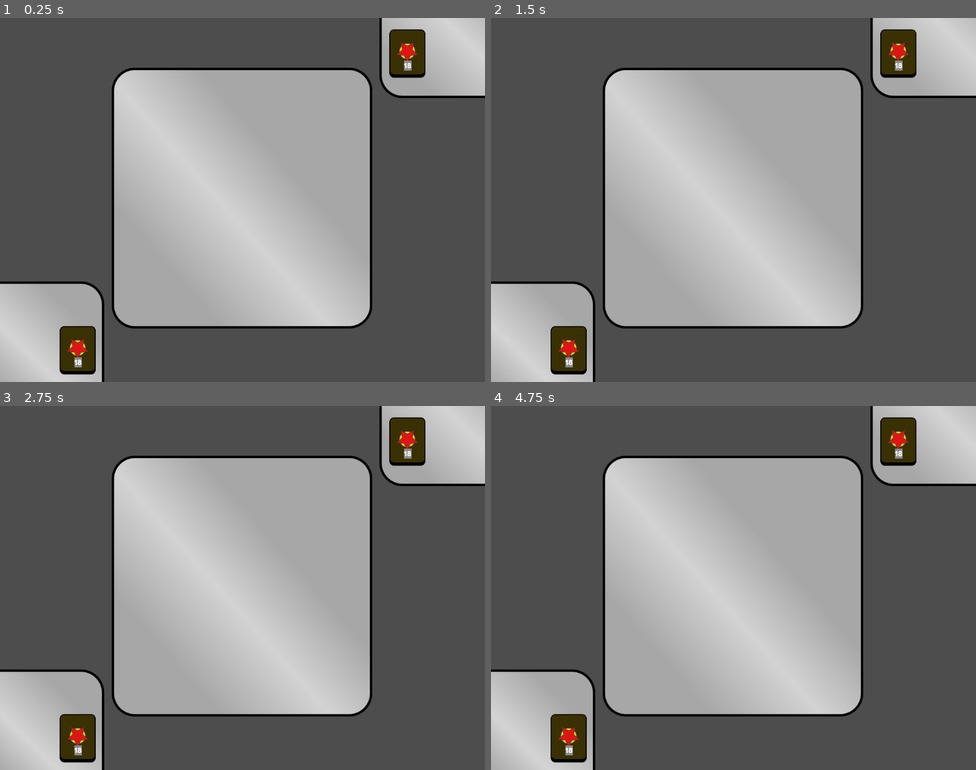
Above: before the commit, frames 1-4 (two rows, left to right).
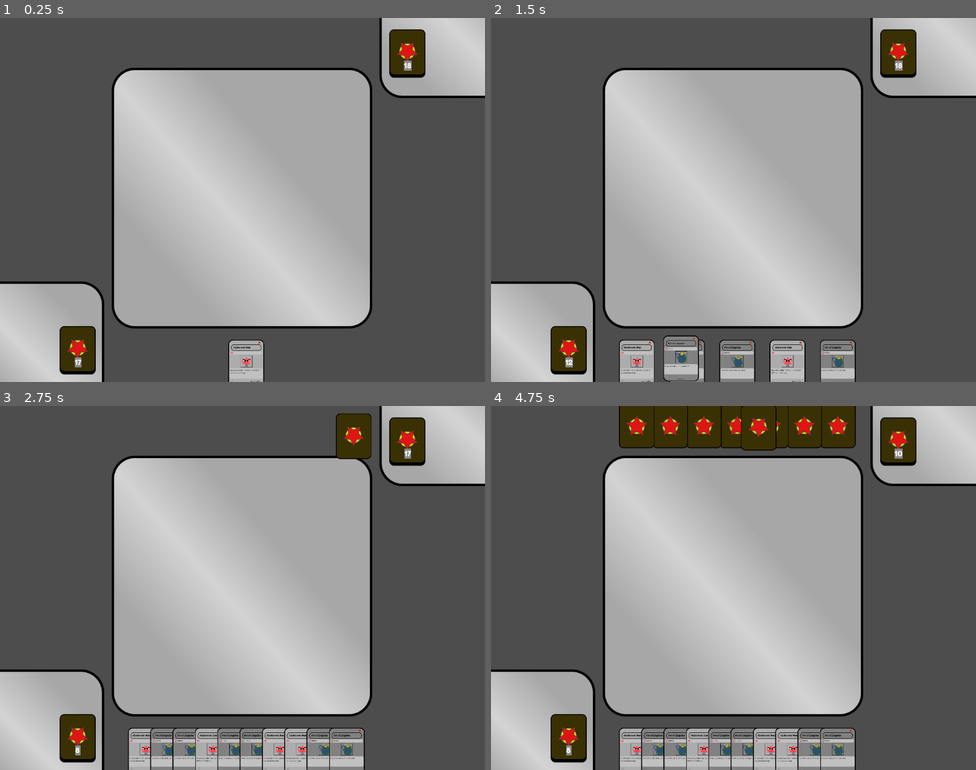
Above: after the commit, the same moments.

Repository: Mercerenies/evilcon-2024
Game: Godot game, scene res://debug/debug_room.tscn
Same seed, same stepped clock (60 frames per second), same inputs: the game is played once before the commit and once after it.
Inputs:
- Up to frame 1 (0.25 s): no input
- Up to frame 2 (1.5 s): no input
- Up to frame 3 (2.75 s): no input
- Up to frame 4 (4.75 s): no input

The runs differ from the first frame. In frame 1, 0.9% of the frame differs, in the area x 15-55%, y 88-100%; in frame 2, 4.3%; in frame 3, 6.3%; in frame 4, 11%, in the area x 15-85%, y 0-100%.

Commit message:
Card animations

Diff:
--- a/card_game/playing_card/card.gd
+++ b/card_game/playing_card/card.gd
@@ -1,4 +1,11 @@
 class_name Card
 extends Node
 
+
+var card_type: CardType
+
+
+func _init(card_type: CardType) -> void:
+    self.card_type = card_type
+
 # Stub file (TODO)
--- /dev/null
+++ b/card_game/playing_field/animation/card_moving_animation.gd
@@ -0,0 +1,23 @@
+extends Node2D
+
+@export var animation_time: float = 0.25
+
+@onready var _displayed_card = $PlayingCardDisplay
+
+
+func set_card(card) -> void:
+    _displayed_card.set_card(card)
+
+
+func replace_displayed_card(new_card_node: Node) -> void:
+    _displayed_card.queue_free()
+    add_child(new_card_node)
+    _displayed_card = new_card_node
+
+
+func animate(source: Vector2, destination: Vector2) -> void:
+    var tween = create_tween()
+    self.position = source
+    tween.tween_property(self, "position", destination, animation_time)
+    tween.play()
+    await tween.finished
--- /dev/null
+++ b/card_game/playing_field/animation/card_moving_animation.tscn
@@ -0,0 +1,9 @@
+[gd_scene load_steps=3 format=3 uid="uid://b2dywo36vnqkv"]
+
+[ext_resource type="Script" path="res://card_game/playing_field/animation/card_moving_animation.gd" id="1_g1f2t"]
+[ext_resource type="PackedScene" uid="uid://d1hh31lpc0qp6" path="res://card_game/playing_card/playing_card_display/playing_card_display.tscn" id="2_x5s3o"]
+
+[node name="CardMovingAnimation" type="Node2D"]
+script = ExtResource("1_g1f2t")
+
+[node name="PlayingCardDisplay" parent="." instance=ExtResource("2_x5s3o")]
--- a/card_game/playing_field/playing_field.gd
+++ b/card_game/playing_field/playing_field.gd
@@ -1,4 +1,7 @@
 extends Node2D
+
+const CardMovingAnimation = preload("res://card_game/playing_field/animation/card_moving_animation.tscn")
+const HiddenCardDisplay = preload("res://card_game/playing_card/hidden_card_display/hidden_card_display.tscn")
 
 
 func get_deck(player: StringName):
@@ -9,3 +12,50 @@
     else:
         push_error("Bad card player %s" % player)
         return null
+
+
+func get_hand(player: StringName):
+    if player == CardPlayer.BOTTOM:
+        return $BottomHand
+    elif player == CardPlayer.TOP:
+        return $TopHand
+    else:
+        push_error("Bad card player %s" % player)
+        return null
+
+
+# Moves a card from one node to another. The referenced nodes must
+# have a method called cards() which returns a CardContainer.
+func move_card(source, destination, opts = {}) -> void:
+    var source_index = opts.get("source_index", -1)
+    var animation_scale = opts.get("scale", Vector2(0.25, 0.25))
+    var custom_displayed_card = opts.get("custom_displayed_card", null)
+
+    var source_cards = source.cards()
+    var destination_cards = destination.cards()
+    var relevant_card = source_cards.pop_card(source_index)
+
+    # Animate the card moving
+    var animation = CardMovingAnimation.instantiate()
+    $AnimationLayer.add_child(animation)
+    animation.scale = animation_scale
+    if custom_displayed_card != null:
+        animation.replace_displayed_card(custom_displayed_card.call())
+    animation.set_card(relevant_card)
+    await animation.animate(source.position, destination.position)
+    animation.queue_free()
+
+    destination_cards.push_card(relevant_card)
+
+
+func draw_cards(player: StringName, card_count: int = 1) -> void:
+    # TODO Deal with hand limit, and reshuffling the discard (if no
+    # discard exists, abort draw)
+    var opts = {}
+    if player == CardPlayer.TOP:
+        opts["custom_displayed_card"] = func (): return HiddenCardDisplay.instantiate()
+
+    var deck = get_deck(player)
+    var hand = get_hand(player)
+    for i in range(card_count):
+        await move_card(deck, hand, opts)
--- a/card_game/playing_field/playing_field.tscn
+++ b/card_game/playing_field/playing_field.tscn
@@ -1,9 +1,12 @@
-[gd_scene load_steps=5 format=3 uid="uid://pxp7u44hyyv2"]
+[gd_scene load_steps=8 format=3 uid="uid://pxp7u44hyyv2"]
 
 [ext_resource type="Texture2D" uid="uid://bynkbt50b1evw" path="res://card_game/playing_field/card_mat/card_mat.png" id="1_3fl7o"]
 [ext_resource type="Script" path="res://card_game/playing_field/playing_field.gd" id="1_cgwfb"]
 [ext_resource type="Texture2D" uid="uid://ba6n74del1dnm" path="res://card_game/playing_field/card_mat/player_corner_mat.png" id="2_2fr12"]
 [ext_resource type="PackedScene" uid="uid://d06m06mq1io2n" path="res://card_game/playing_field/deck/deck.tscn" id="3_5hleg"]
+[ext_resource type="PackedScene" uid="uid://7aew13ponkej" path="res://card_game/playing_field/card_strip/card_strip.tscn" id="5_dckxn"]
+[ext_resource type="PackedScene" uid="uid://d1hh31lpc0qp6" path="res://card_game/playing_card/playing_card_display/playing_card_display.tscn" id="6_dwxxq"]
+[ext_resource type="PackedScene" uid="uid://cysmxvy2tf6p7" path="res://card_game/playing_card/hidden_card_display/hidden_card_display.tscn" id="7_878nt"]
 
 [node name="PlayingField" type="Node2D"]
 script = ExtResource("1_cgwfb")
@@ -21,6 +24,11 @@
 [node name="BottomDeck" parent="." instance=ExtResource("3_5hleg")]
 position = Vector2(164, 701)
 
+[node name="BottomHand" parent="." instance=ExtResource("5_dckxn")]
+position = Vector2(520, 727)
+scale = Vector2(0.25, 0.25)
+card_display_scene = ExtResource("6_dwxxq")
+
 [node name="TopCornerMat" type="Sprite2D" parent="."]
 position = Vector2(1076, -106)
 scale = Vector2(0.717731, 0.717731)
@@ -28,3 +36,11 @@
 
 [node name="TopDeck" parent="." instance=ExtResource("3_5hleg")]
 position = Vector2(860, 75)
+
+[node name="TopHand" parent="." instance=ExtResource("5_dckxn")]
+position = Vector2(520, 41)
+rotation = 3.14159
+scale = Vector2(0.25, 0.25)
+card_display_scene = ExtResource("7_878nt")
+
+[node name="AnimationLayer" type="Node2D" parent="."]
--- a/debug/debug_room.gd
+++ b/debug/debug_room.gd
@@ -12,6 +12,9 @@
     bottom_deck.cards().shuffle()
     top_deck.cards().shuffle()
 
+    await $PlayingField.draw_cards(CardPlayer.BOTTOM, 10)
+    await $PlayingField.draw_cards(CardPlayer.TOP, 10)
+
 
 func _sample_deck():
     return [
